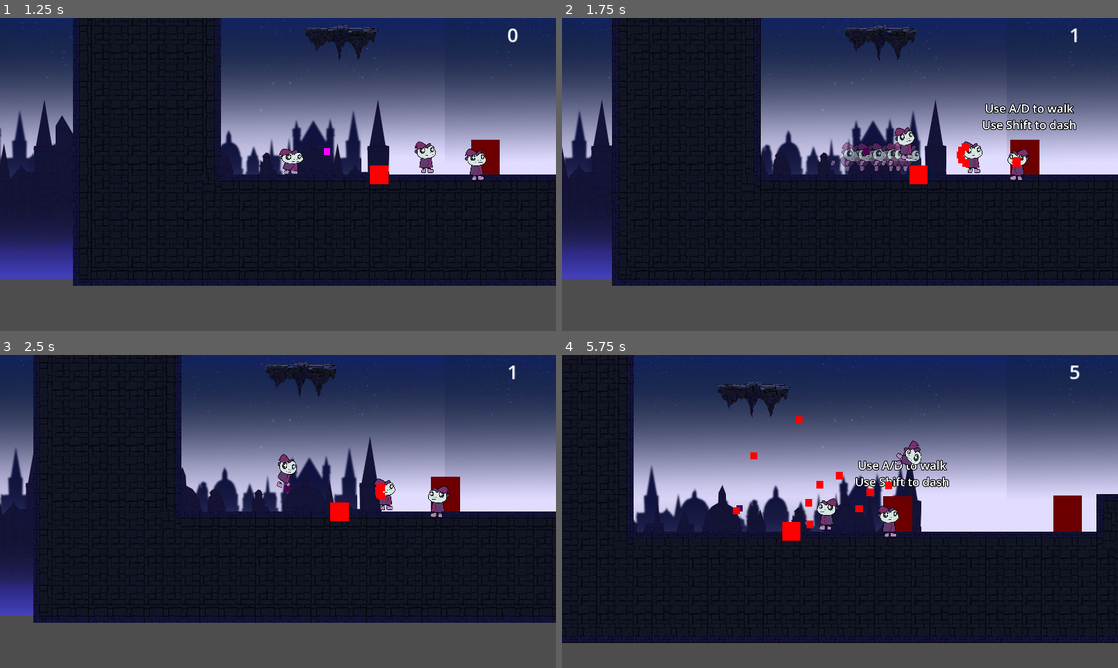
Above: before the commit, frames 1-4 (two rows, left to right).
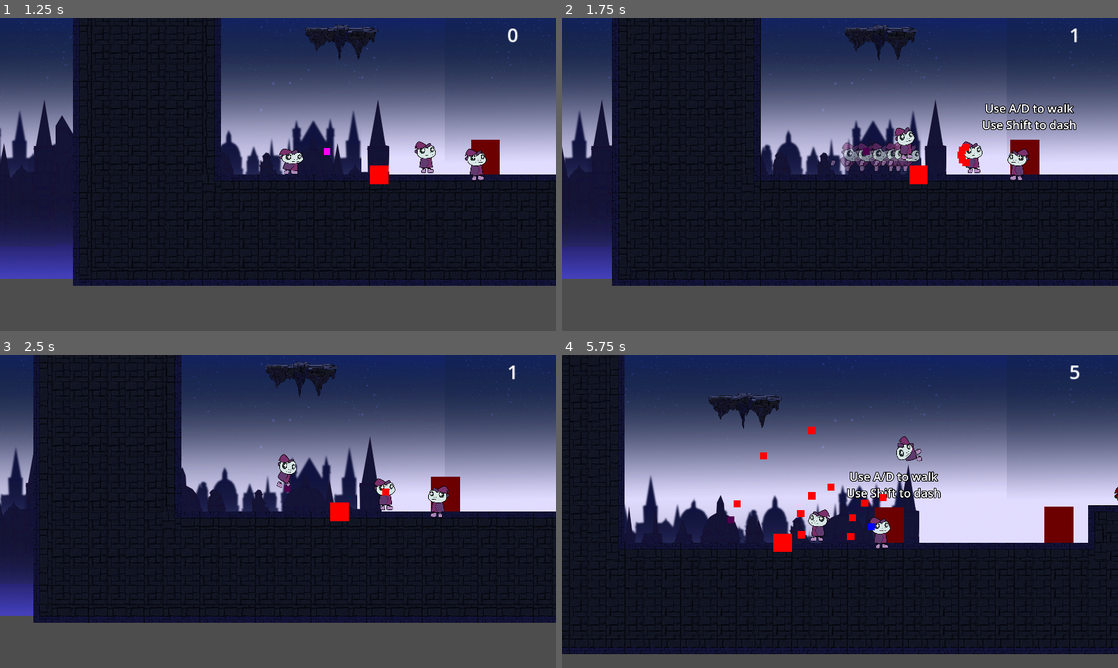
Above: after the commit, the same moments.

Repository: DerBrotDoktor/Frogoth
Game: Godot game, scene res://scenes/main/main.tscn
Same seed, same stepped clock (60 frames per second), same inputs: the game is played once before the commit and once after it.
Inputs:
- Up to frame 1 (1.25 s): click "Start" at 0.5 s
- Up to frame 2 (1.75 s): hold D (right) from 1.28 s (still down); tap Shift (dash) at 1.35 s; tap Space (jump) at 1.52 s
- Up to frame 3 (2.5 s): keep holding D (right); tap F (discrad_shape) at 2.1 s; tap Space (jump) at 2.27 s
- Up to frame 4 (5.75 s): release D (right) at 2.78 s; hold A (left) 2.78-3.53 s; tap Shift (dash) at 2.85, 4.35 s; hold D (right) 3.53-5.03 s; tap F (discrad_shape) at 3.6, 5.1 s; tap Space (jump) at 3.77, 4.52, 5.27 s; hold A (left) from 5.03 s (still down)

Frame 1 is identical in both runs. In frame 2, less than 0.1% of the frame differs, in the area x 71-83%, y 40-48%; in frame 3, less than 0.1%; in frame 4, 16%, in the area x 0-100%, y 0-96%.

Commit message:
Changed: Enemy attack area and trigger area seperated

Diff:
--- a/scenes/enemies/enemy_grounded.gd
+++ b/scenes/enemies/enemy_grounded.gd
@@ -29,7 +29,9 @@
 func trigger_area_entererd(area):
 	if area.is_in_group("killing_area"):
 		queue_free()
-	elif area.is_in_group("player"):
+
+func attack_area_entererd(area):
+	if area.is_in_group("player"):
 		$AttackCooldown.start()
 		target = area
 		shoot()
@@ -46,12 +48,15 @@
 func _on_trigger_area_area_entered(area):
 	trigger_area_entererd(area)
 
-func trigger_area_exited(area):
+func attack_area_exited(area):
 	if area.is_in_group("player"):
 		$AttackCooldown.stop()
 
-func _on_trigger_area_area_exited(area):
-	trigger_area_exited(area)
-
 func _on_attack_cooldown_timeout():
 	shoot()
+
+func _on_attack_area_area_entered(area):
+	attack_area_entererd(area)
+
+func _on_attack_area_area_exited(area):
+	attack_area_exited(area)
--- a/scenes/enemies/enemy_grounded.tscn
+++ b/scenes/enemies/enemy_grounded.tscn
@@ -28,6 +28,9 @@
 
 [sub_resource type="RectangleShape2D" id="RectangleShape2D_qpu30"]
 size = Vector2(99, 193)
+
+[sub_resource type="CircleShape2D" id="CircleShape2D_14u2w"]
+radius = 663.505
 
 [node name="EnemyGrounded" type="CharacterBody2D"]
 collision_layer = 2
@@ -64,8 +67,16 @@
 position = Vector2(0.5, 31.5)
 shape = SubResource("RectangleShape2D_qpu30")
 
+[node name="AttackArea" type="Area2D" parent="."]
+
+[node name="AttackAreaShape" type="CollisionShape2D" parent="AttackArea"]
+position = Vector2(0.5, 31.5)
+shape = SubResource("CircleShape2D_14u2w")
+
 [node name="AttackCooldown" type="Timer" parent="."]
 
 [connection signal="area_entered" from="TriggerArea" to="." method="_on_trigger_area_area_entered"]
 [connection signal="area_exited" from="TriggerArea" to="." method="_on_trigger_area_area_exited"]
+[connection signal="area_entered" from="AttackArea" to="." method="_on_attack_area_area_entered"]
+[connection signal="area_exited" from="AttackArea" to="." method="_on_attack_area_area_exited"]
 [connection signal="timeout" from="AttackCooldown" to="." method="_on_attack_cooldown_timeout"]
--- a/scenes/enemies/enemy_multiple_shot.tscn
+++ b/scenes/enemies/enemy_multiple_shot.tscn
@@ -3,16 +3,16 @@
 [ext_resource type="PackedScene" uid="uid://cpddwnffvkcgu" path="res://scenes/enemies/enemy_grounded.tscn" id="1_fd1j6"]
 [ext_resource type="Script" path="res://scenes/enemies/enemy_multiple_shot.gd" id="2_ep2wc"]
 
-[sub_resource type="CircleShape2D" id="CircleShape2D_iqqtg"]
-radius = 743.662
+[sub_resource type="CircleShape2D" id="CircleShape2D_t1eh8"]
+radius = 663.505
 
 [node name="EnemyMultipleShot" instance=ExtResource("1_fd1j6")]
 script = ExtResource("2_ep2wc")
 angle = 135.0
 bullet_amount = 5
 
-[node name="TriggerAreaShape" parent="TriggerArea" index="0"]
-shape = SubResource("CircleShape2D_iqqtg")
+[node name="AttackAreaShape" parent="AttackArea" index="0"]
+shape = SubResource("CircleShape2D_t1eh8")
 
-[node name="AttackCooldown" parent="." index="7"]
+[node name="AttackCooldown" parent="." index="8"]
 wait_time = 3.0
--- a/scenes/enemies/enemy_single_shot.gd
+++ b/scenes/enemies/enemy_single_shot.gd
@@ -2,9 +2,6 @@
 
 var is_player_in_range = false
 
-func trigger_area_entererd(area):
-	super.trigger_area_entererd(area)
-
 func shoot():
 	var b_direction =  (target.global_position - global_position).normalized()
 	super.new_bullet(b_direction)
--- a/scenes/enemies/enemy_single_shot.tscn
+++ b/scenes/enemies/enemy_single_shot.tscn
@@ -3,8 +3,8 @@
 [ext_resource type="PackedScene" uid="uid://cpddwnffvkcgu" path="res://scenes/enemies/enemy_grounded.tscn" id="1_ou6ub"]
 [ext_resource type="Script" path="res://scenes/enemies/enemy_single_shot.gd" id="2_g0l75"]
 
-[sub_resource type="CircleShape2D" id="CircleShape2D_lkc3a"]
-radius = 915.036
+[sub_resource type="CircleShape2D" id="CircleShape2D_5m6sv"]
+radius = 663.505
 
 [node name="EnemySingleShot" instance=ExtResource("1_ou6ub")]
 script = ExtResource("2_g0l75")
@@ -16,5 +16,7 @@
 position = Vector2(13.3333, 50)
 
 [node name="TriggerAreaShape" parent="TriggerArea" index="0"]
-position = Vector2(0, 0)
-shape = SubResource("CircleShape2D_lkc3a")
+position = Vector2(-13.3333, -18)
+
+[node name="AttackAreaShape" parent="AttackArea" index="0"]
+shape = SubResource("CircleShape2D_5m6sv")
Not shown: 1 places in scenes/enemies/enemy_grounded.tscn that only renumber resources
